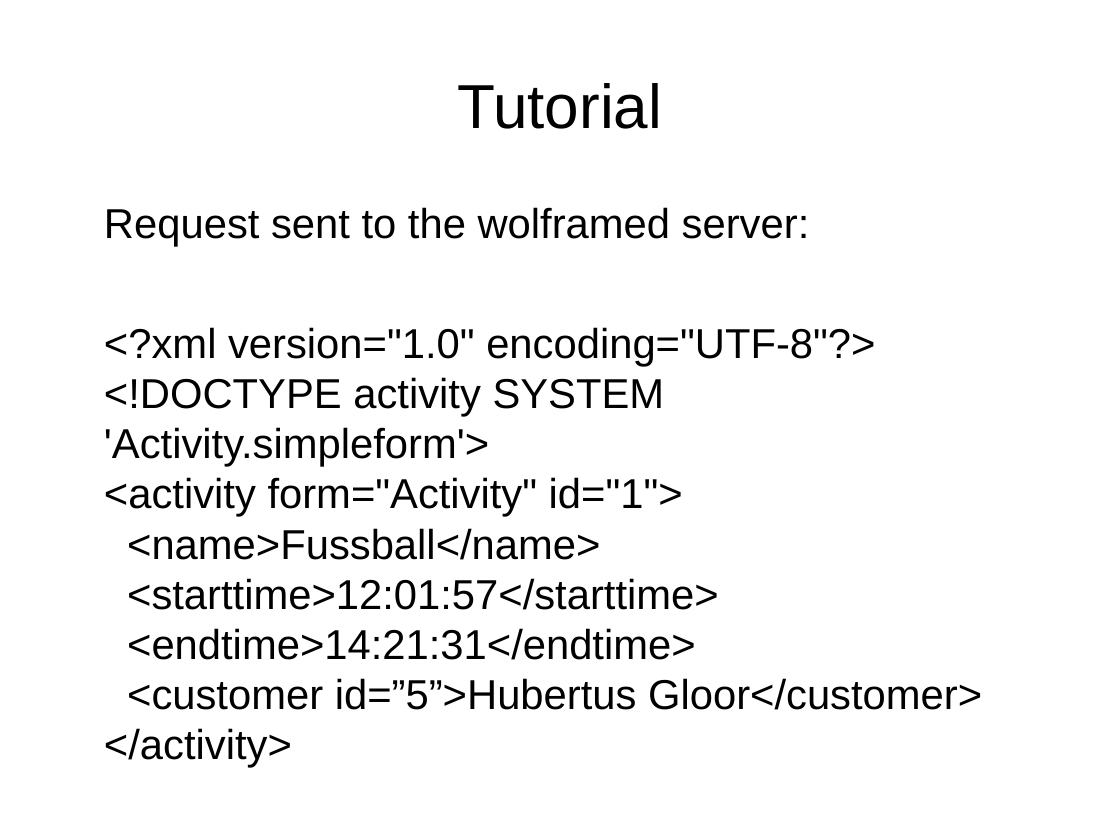
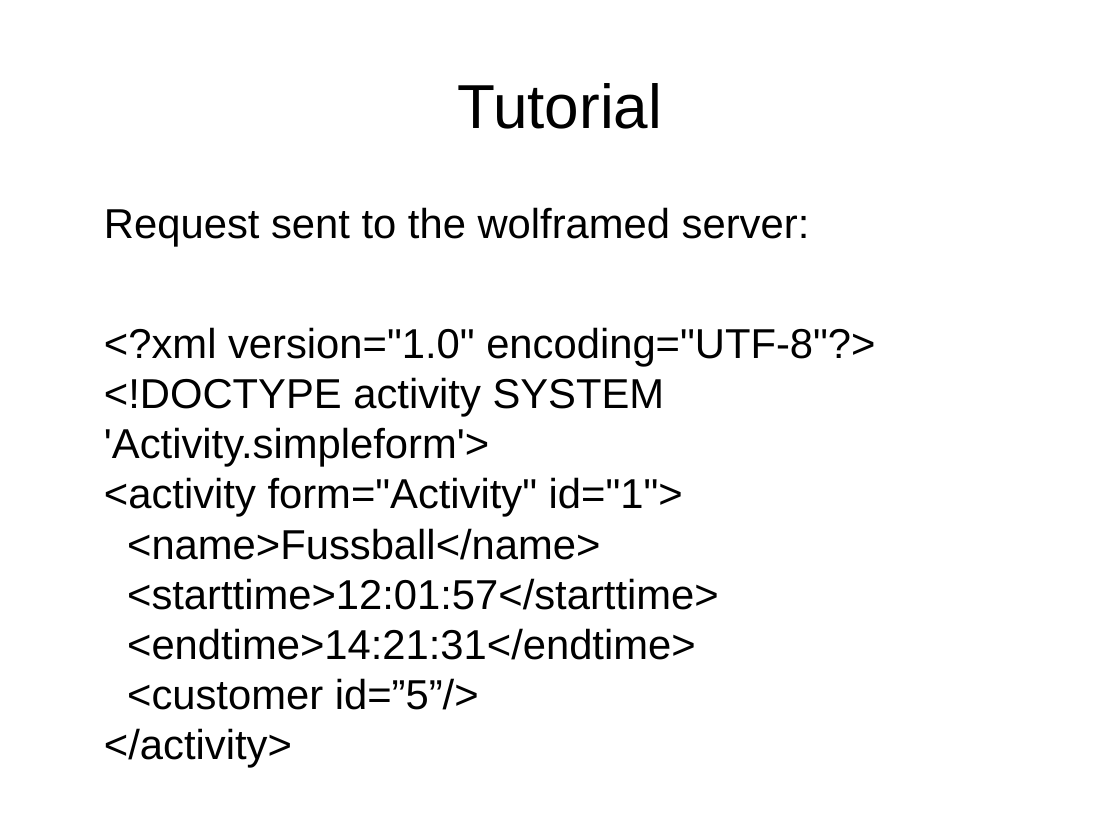
Before and after one commit to Wolframe/Wolframe, a slide deck: slide 10 of examples/tutorial/doc/tutorial.odp. Drawn at 1120x840 pixels with LibreOffice and Linux fonts; fonts in the diff are those of the drawing. Boxes give left, top, right and bottom in pixels: in the first picture for what was removed or moved away, otherwise in the second. Text is boxed around its words. In the diff, an @@ line names an element or a change of style, - is before the commit and + after.

```diff
--- a/examples/tutorial/doc/tutorial.odp
+++ b/examples/tutorial/doc/tutorial.odp
@@ text at (104,327,875,660): text changed @@
-<?xml version="1.0" encoding="UTF-8"?>
-<!DOCTYPE activity SYSTEM 'Activity.simpleform'>
-<activity form="Activity" id="1">
-<name>Fussball</name>
-<starttime>12:01:57</starttime>
-<endtime>14:21:31</endtime>
-<customer id=”5”>Hubertus Gloor</customer>
-</activity>
+<?xml version="1.0" encoding="UTF-8"?>
+<!DOCTYPE activity SYSTEM 'Activity.simpleform'>
+<activity form="Activity" id="1">
+<name>Fussball</name>
+<starttime>12:01:57</starttime>
+<endtime>14:21:31</endtime>
+<customer id=”5”/>
+</activity>
```
Also in this commit, not shown: 6 other slides changed.
